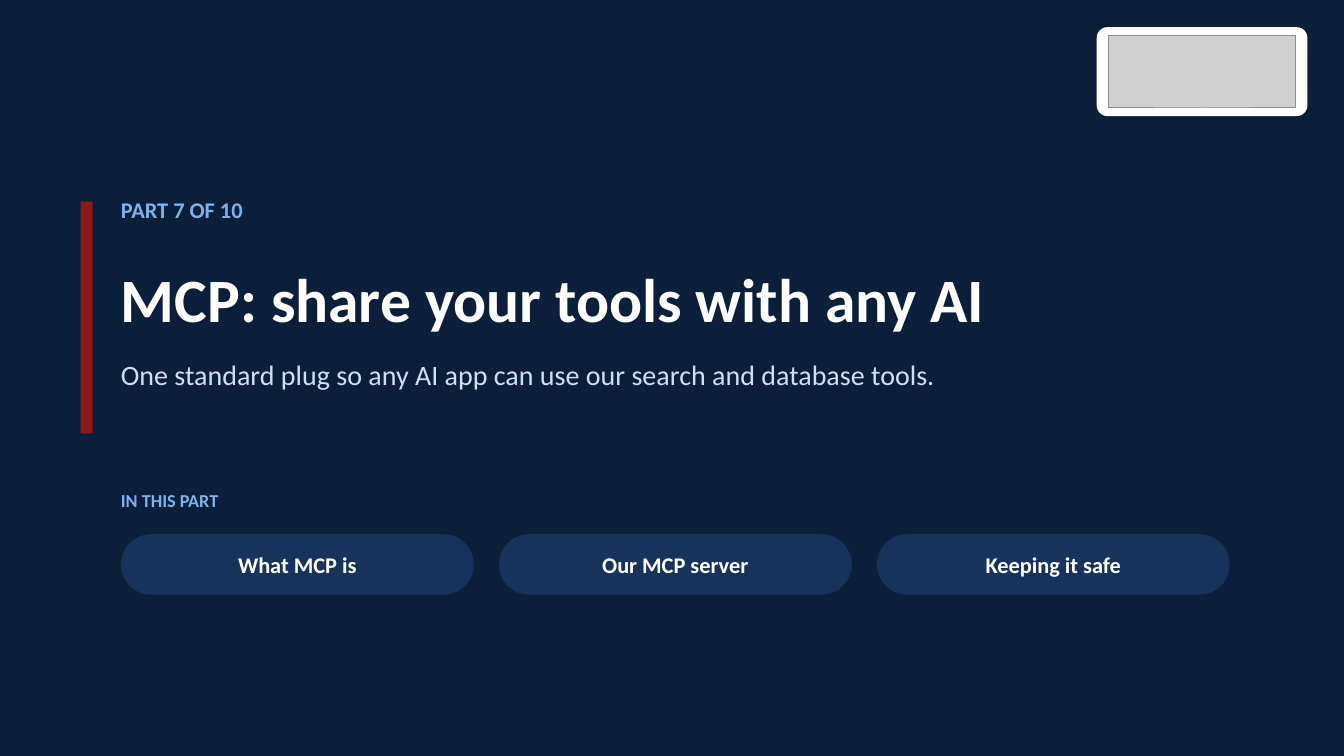
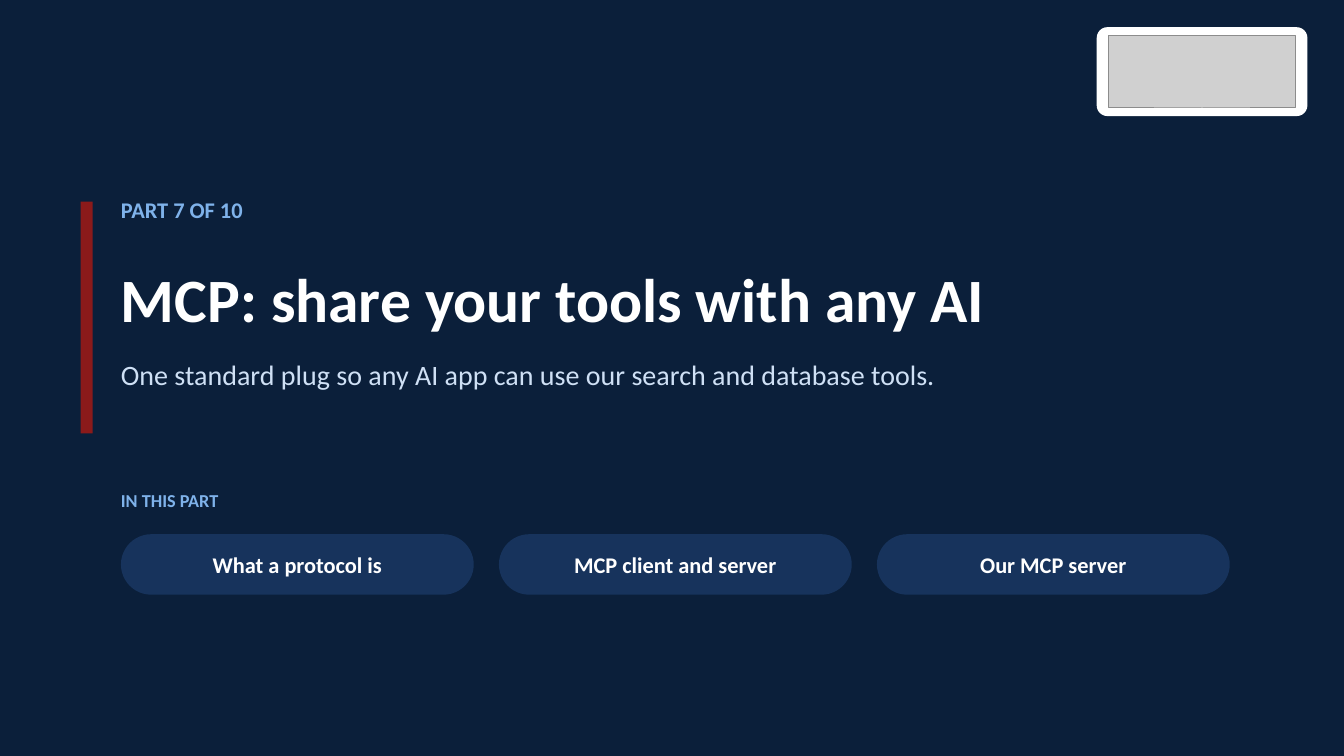
Before and after one commit to nareshroyalc/Demo, a slide deck: slide 45 of deck/VIT-AP_AI_Webinar.pptx. Drawn at 1344x756 pixels with LibreOffice and Linux fonts; fonts in the diff are those of the drawing; grey boxes stand for pictures. Boxes give left, top, right and bottom in pixels: in the first picture for what was removed or moved away, otherwise in the second. Text is boxed around its words. In the diff, an @@ line names an element or a change of style, - is before the commit and + after.

Commit message:
Deck: Part 7 explains protocol, why, MCP, client and server, then our server (70 slides)

```diff
--- a/deck/VIT-AP_AI_Webinar.pptx
+++ b/deck/VIT-AP_AI_Webinar.pptx
@@ text in rounded rectangle at box(213, 557, 381, 577): text changed @@
-What MCP is
+What a protocol is
@@ text in rounded rectangle at box(574, 557, 776, 573): text changed @@
-Our MCP server
+MCP client and server
@@ text in rounded rectangle at box(980, 558, 1126, 573): text changed @@
-Keeping it safe
+Our MCP server
```
Also in this commit, not shown: 5 slides added, 1 slide removed, 3 other files.
